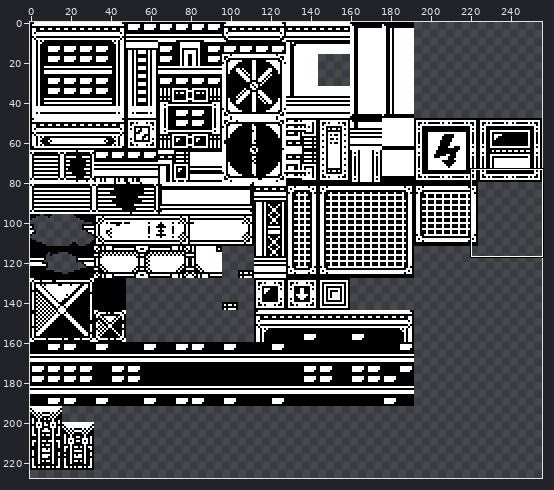
A sprite sheet gets an edit: Tilesets/tileset_001.png. Above: a wide view before the commit, with the close-up outlined.
Close-up. Before the edit:
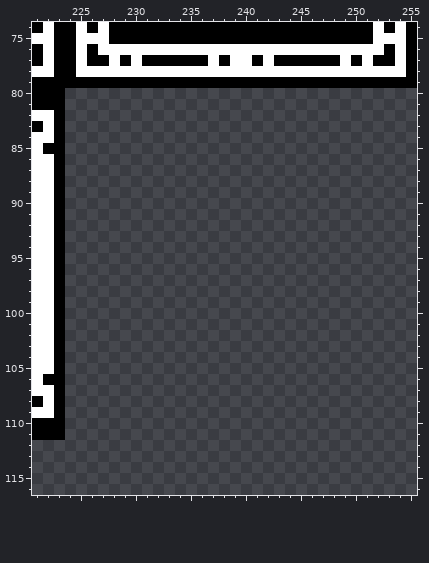
The file is 256x256 pixels. Shown: x 221..255, y 74..116. The wide view leaves out empty margins.
New version:
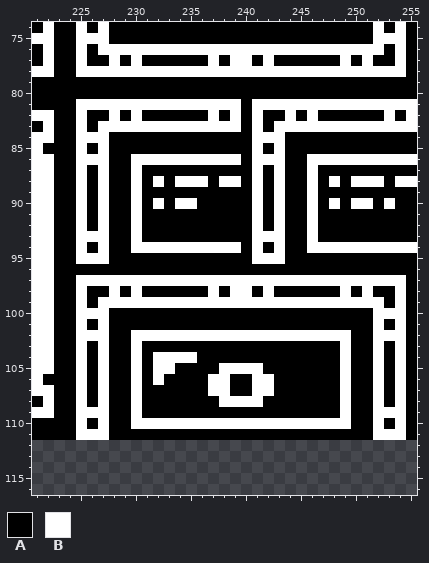
Palette (. is transparent): A #000000  B #ffffff
Diff:
Changed rows in their new state; - is an unchanged pixel.
first column x 224:
 80 AAAAAAAAAAAAAAAAAAAAAAAAAAAAAAAA
 81 ABBBBBBBBBBBBBBBABBBBBBBBBBBBBBB
 82 ABAABABAAAAAABABABAABABAAAAAABAB
 83 ABABBBBBBBBBBBBBABABBBBBBBBBBBBB
 84 ABBBAAAAAAAAAAAAABBBAAAAAAAAAAAA
 85 ABABAAAAAAAAAAAAABABAAAAAAAAAAAA
 86 ABBBAABBBBBBBBBBABBBAABBBBBBBBBB
 87 ABABAABAAAAAAAAAABABAABAAAAAAAAA
 88 ABABAABABABBBABBABABAABABABBBABB
 89 ABABAABAAAAAAAAAABABAABAAAAAAAAA
 90 ABABAABABABBAAAAABABAABABABBABAA
 91 ABABAABAAAAAAAAAABABAABAAAAAAAAA
 92 ABABAABAAAAAAAAAABABAABAAAAAAAAA
 93 ABBBAABAAAAAAAAAABBBAABAAAAAAAAA
 94 ABABAABBBBBBBBBBABABAABBBBBBBBBB
 95 ABBBAAAAAAAAAAAAABBBAAAAAAAAAAAA
 96 AAAAAAAAAAAAAAAAAAAAAAAAAAAAAAAA
 97 ABBBBBBBBBBBBBBBBBBBBBBBBBBBBBBA
 98 ABAABABAAAAAABABBABAAAAAABABAABA
 99 ABABBBBBBBBBBBBBBBBBBBBBBBBBBABA
100 ABBBAAAAAAAAAAAAAAAAAAAAAAAABBBA
101 ABABAAAAAAAAAAAAAAAAAAAAAAAABABA
102 ABBBAABBBBBBBBBBBBBBBBBBBBAABBBA
103 ABABAABAAAAAAAAAAAAAAAAAABAABABA
104 ABABAABABBBBAAAAAAAAAAAAABAABABA
105 ABABAABABBAAAABBBBAAAAAAABAABABA
106 ABABAABABAAAABBAABBAAAAAABAABABA
107 ABABAABAAAAAABBAABBAAAAAABAABABA
108 ABABAABAAAAAAABBBBAAAAAAABAABABA
109 ABBBAABAAAAAAAAAAAAAAAAAABAABBBA
110 ABABAABBBBBBBBBBBBBBBBBBBBAABABA
111 ABBBAAAAAAAAAAAAAAAAAAAAAAAABBBA
Boxes around the changes in both close-ups, in picture pixels (x1, y1, x2, y2):
added: (65, 88, 417, 440)
